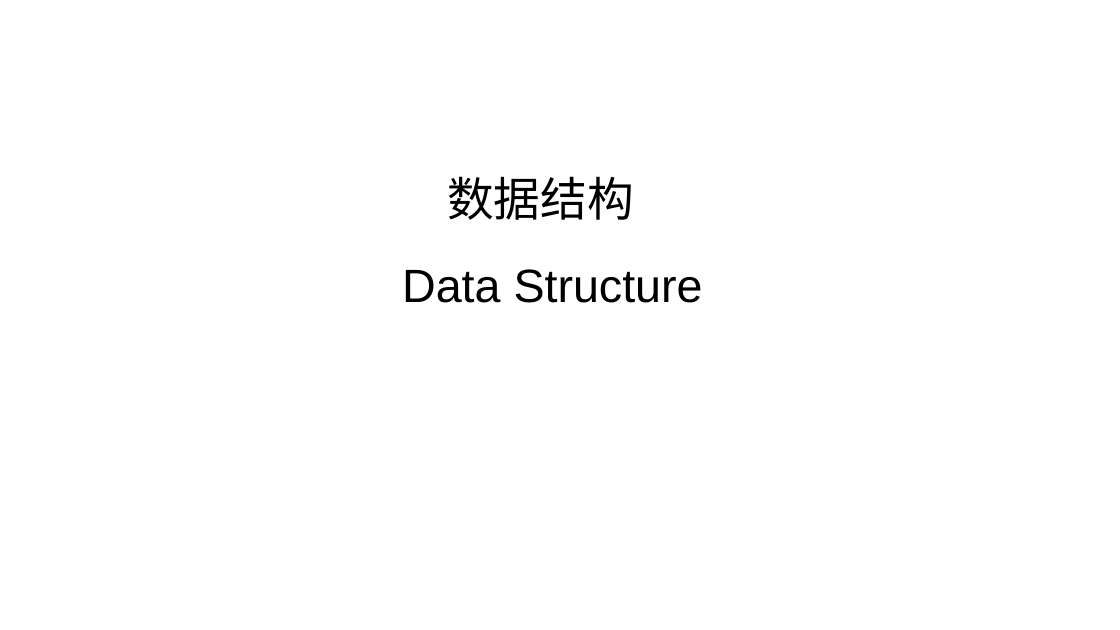
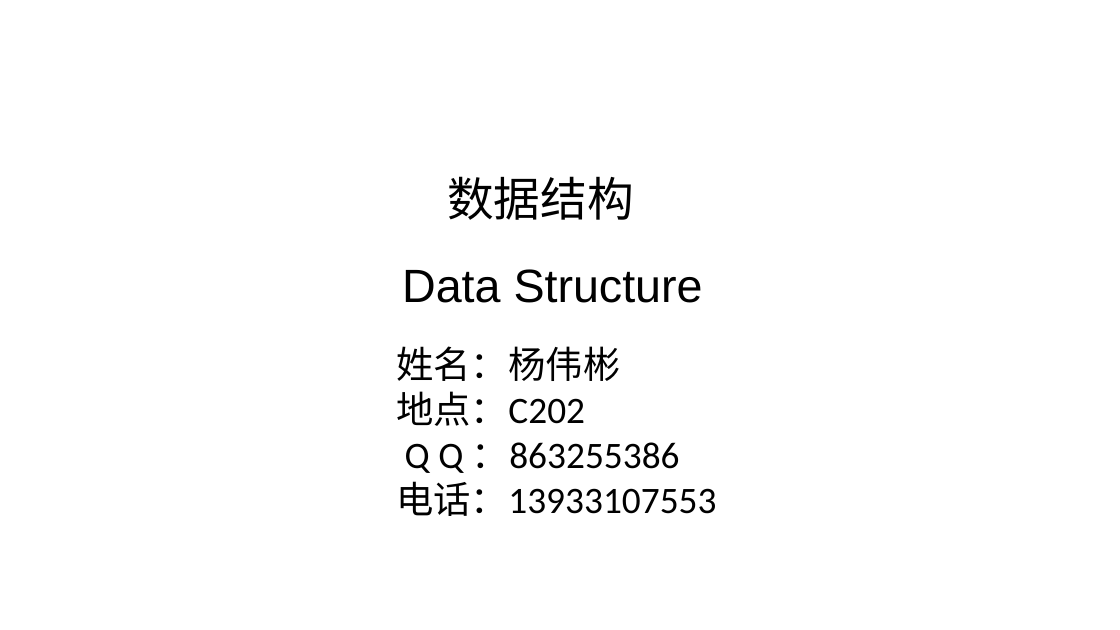
Before and after one commit to Gempittance/Data_Structur_Build, a slide deck: slide 1 of 数据结构PPT/ds1.pptx. Drawn at 1120x630 pixels with LibreOffice and Linux fonts; fonts in the diff are those of the drawing; background and template pictures are left out. Boxes give left, top, right and bottom in pixels: in the first picture for what was removed or moved away, otherwise in the second. Text is boxed around its words. In the diff, an @@ line names an element or a change of style, - is before the commit and + after.

```diff
--- a/数据结构PPT/ds1.pptx
+++ b/数据结构PPT/ds1.pptx
@@ text added at bbox=[396, 346, 716, 516], 32 pt, text #000000 @@
+姓名：杨伟彬
+地点：C202
+Q Q ：863255386
+电话：13933107553
```
Also in this commit, not shown: 1 slide added.
